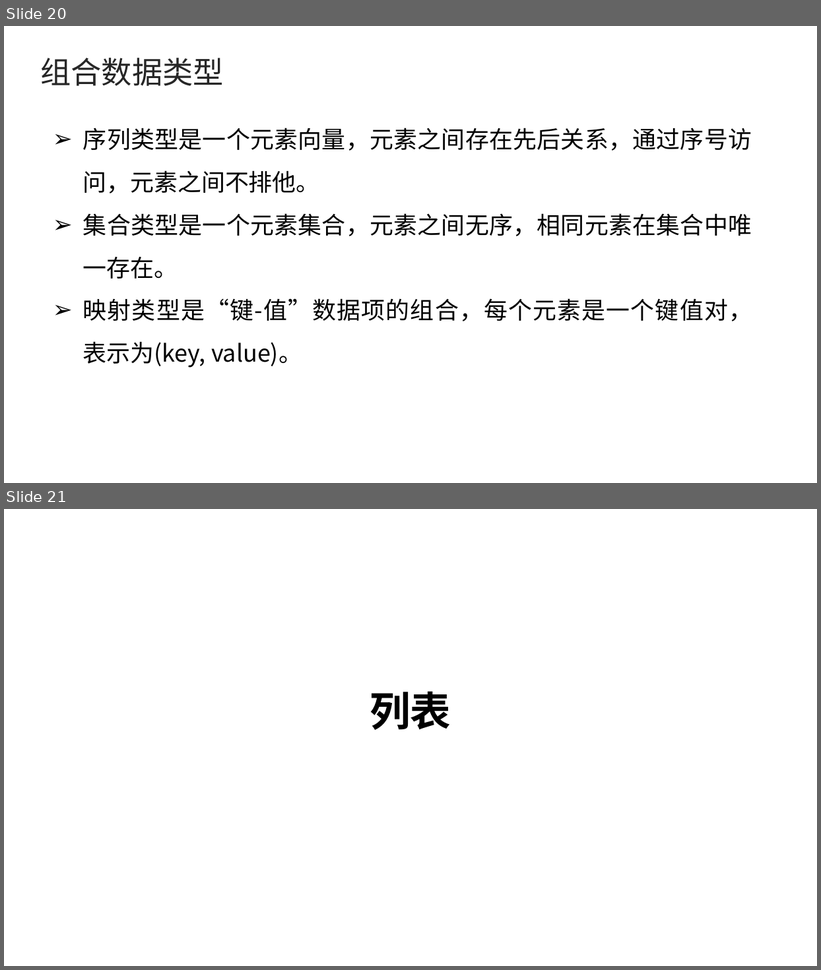
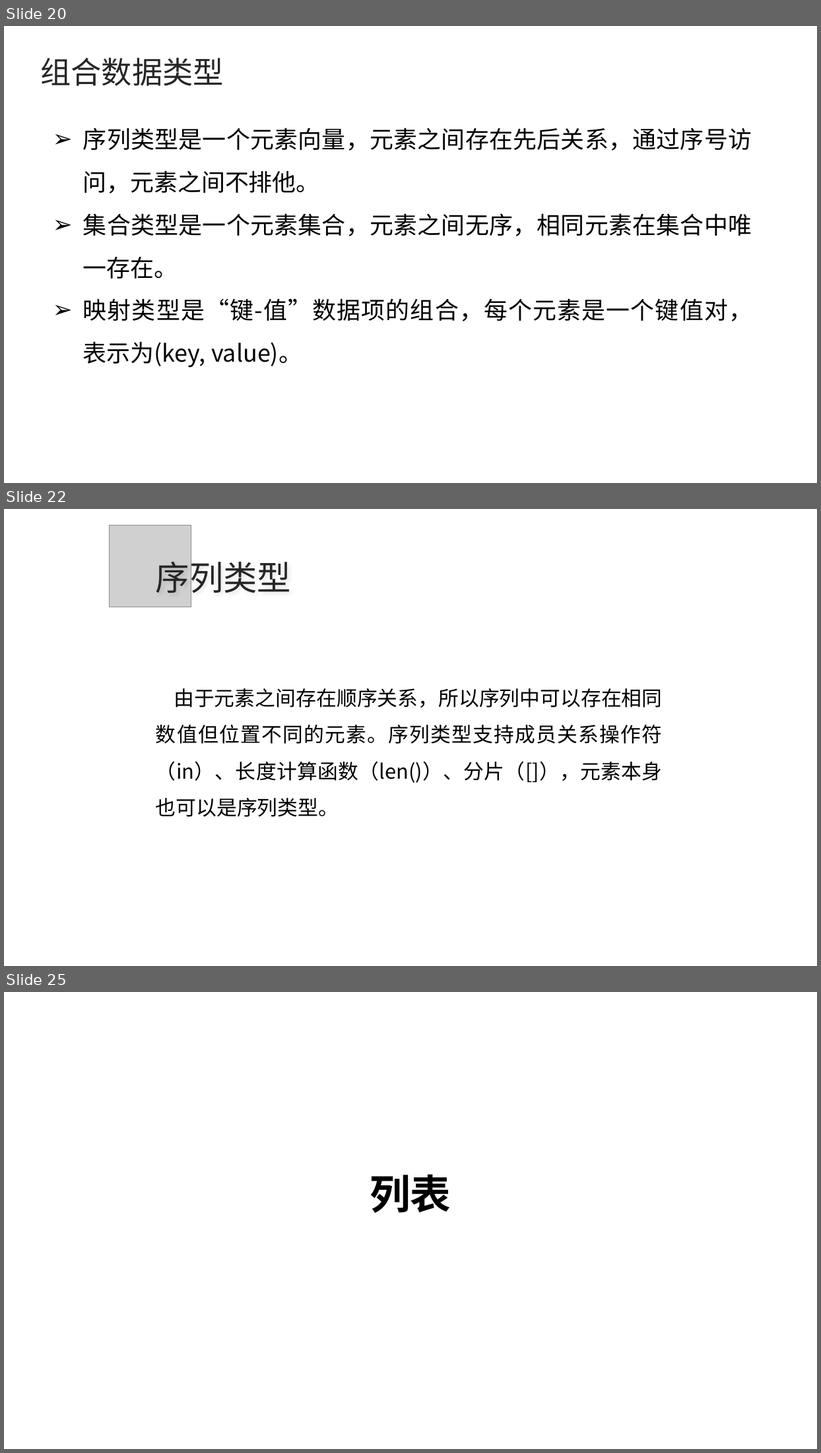
Before and after one commit to he-tengjiao/-, a slide deck: 列表/9. 列表.pptx. Shown one above the other, each under a label of ours: slides 20 and 21 before the commit, slides 20, 22 and 25 after it; the slides between them are not shown. The pictures are 821x970 and 821x1453 pixels, drawn with LibreOffice and Linux fonts; fonts in the diff are those of the drawing; grey boxes stand for pictures. Boxes give left, top, right and bottom in pixels: in the first picture for what was removed or moved away, otherwise in the second. Text is boxed around its words. In the diff, an @@ line names an element or a change of style, - is before the commit and + after.

```diff
--- a/列表/9. 列表.pptx
+++ b/列表/9. 列表.pptx
@@ slide 22 added at (x1=4, y1=509, x2=817, y2=966), background #FFFFFF @@
@@ picture added at (x1=110, y1=525, x2=191, y2=607) @@
@@ text added at (x1=156, y1=556, x2=291, y2=599), 40 pt, text #262626 @@
+序列类型
@@ text added at (x1=156, y1=689, x2=663, y2=817), 24 pt, text #000000 @@
+由于元素之间存在顺序关系，所以序列中可以存在相同数值但位置不同的元素。序列类型支持成员关系操作符（in）、长度计算函数（len()）、分片（[]），元素本身也可以是序列类型。
@@ what was slide 21 is now slide 25 @@
```
Also in this commit, not shown: 7 other slides added.
